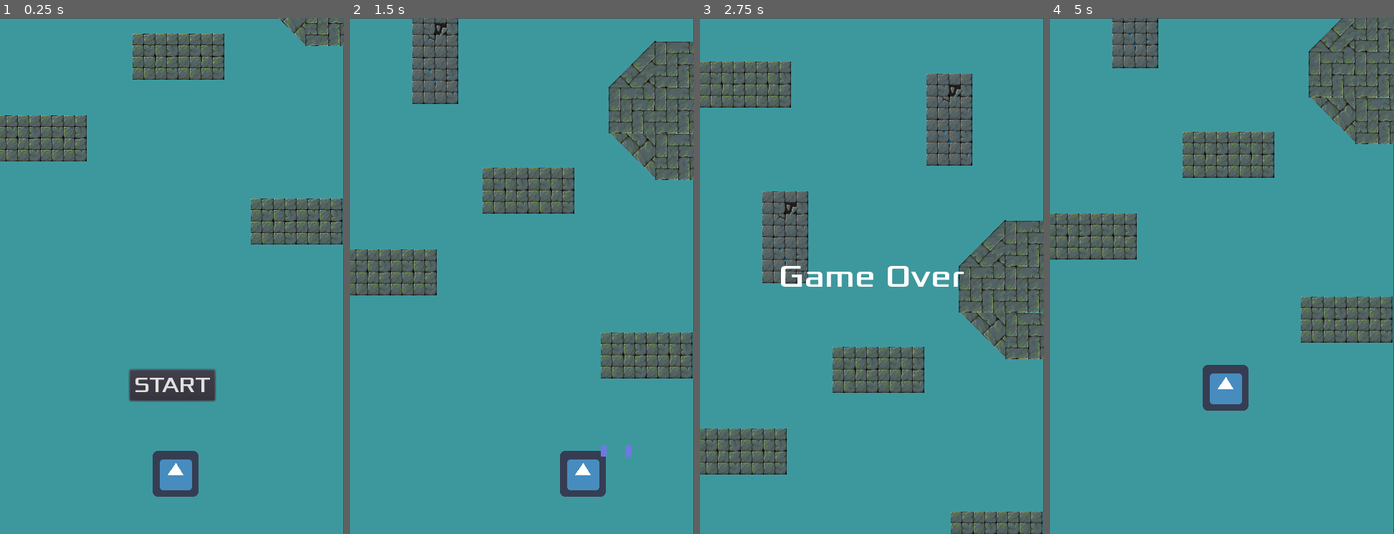
Above: before the commit, frames 1-4 (left to right).
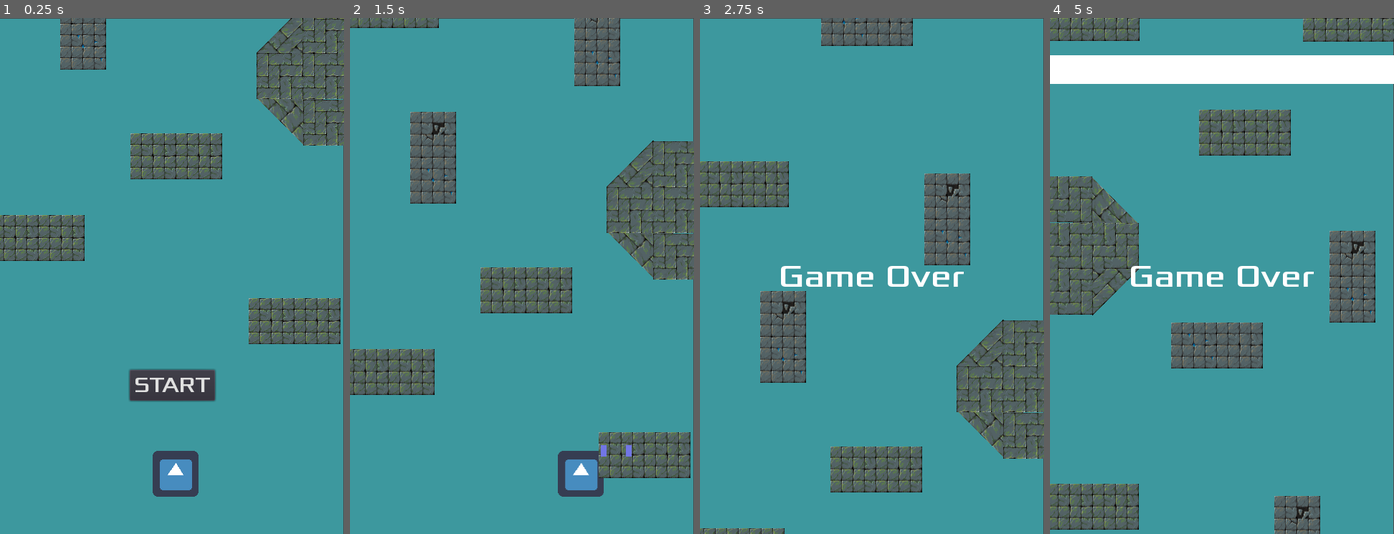
Above: after the commit, the same moments.

Repository: Harrison-Winters/Jet-Pack-Escape
Game: Godot game, scene res://Stage1.tscn
Two runs of this game, one before a commit and one after it. Both use one fixed random seed, a clock stepped at 60 frames per second and the inputs below. The engine's default icon, where the game draws it, is replaced by a stand-in: a white triangle on a blue panel in a dark square.
Inputs (mouse positions are in pixels of both pictures, inside the frame that each line leads up to):
- Up to frame 1 (0.25 s): no input
- Up to frame 2 (1.5 s): click "START" at 0.5 s; hold Right (ui_right) from 1.28 s (still down); hold Z (shoot) from 1.28 s (still down)
- Up to frame 3 (2.75 s): release Right (ui_right) at 2.03 s; release Z (shoot) at 2.03 s; hold Down (ui_down) from 2.03 s (still down); tap Z (shoot) at 2.1 s
- Up to frame 4 (5 s): release Down (ui_down) at 2.78 s; hold Right (ui_right) 2.78-3.53 s; hold Z (shoot) 2.78-3.53 s; hold Up (ui_up) 3.53-4.25 s; tap Z (shoot) at 3.6 s; click (1222, 384) at 4.25 s, where only the run before the commit has a clickable "START"

The runs differ from the first frame. In frame 1, 20% of the frame differs, in the area x 0-100%, y 0-64%; in frame 2, 30%; in frame 3, 33%, in the area x 0-100%, y 0-100%; in frame 4, 30%.

Commit message:
Fixed Win Text

Diff:
--- a/Jetpack Escape/Part1.tscn
+++ b/Jetpack Escape/Part1.tscn
@@ -10,7 +10,6 @@
 [ext_resource path="res://Wall6.tscn" type="PackedScene" id=8]
 [ext_resource path="res://Wall7.tscn" type="PackedScene" id=9]
 [ext_resource path="res://FallingWall.tscn" type="PackedScene" id=10]
-[ext_resource path="res://Obstacles.gd" type="Script" id=11]
 
 [node name="Part1" type="Node2D"]
 position = Vector2( -300, -51 )
@@ -53,11 +52,11 @@
 [node name="Wall4" parent="." groups=["ObstaclesPart1"] instance=ExtResource( 3 )]
 position = Vector2( 295, -551 )
 
+[node name="Wall79" parent="." groups=["ObstaclesPart1"] instance=ExtResource( 1 )]
+position = Vector2( 382, -996 )
+
 [node name="Obstacles2" parent="." groups=["ObstaclesPart1"] instance=ExtResource( 1 )]
 position = Vector2( 296, -869 )
-
-[node name="Wall1" parent="Obstacles2" groups=["ObstaclesPart1"] instance=ExtResource( 1 )]
-position = Vector2( 86, -127 )
 
 [node name="Obstacles3" parent="." groups=["ObstaclesPart1"] instance=ExtResource( 1 )]
 position = Vector2( 652, -868 )
@@ -76,12 +75,12 @@
 [node name="Obstacles4" parent="." groups=["ObstaclesPart1"] instance=ExtResource( 1 )]
 position = Vector2( 295, -1394 )
 
+[node name="Wall78" parent="." groups=["ObstaclesPart1"] instance=ExtResource( 1 )]
+position = Vector2( 607, -1893 )
+
 [node name="Obstacles5" parent="." groups=["ObstaclesPart1"] instance=ExtResource( 1 )]
 position = Vector2( 655, -1725 )
 
-[node name="Wall1" parent="Obstacles5" groups=["ObstaclesPart1"] instance=ExtResource( 1 )]
-position = Vector2( -48, -168 )
-
 [node name="Obstacles6" parent="." groups=["ObstaclesPart1"] instance=ExtResource( 1 )]
 position = Vector2( 292, -3509 )
 
@@ -101,13 +100,12 @@
 position = Vector2( 689, -2634 )
 
 [node name="WinArea" parent="." groups=["ObstaclesPart1"] instance=ExtResource( 4 )]
-position = Vector2( 504, -11113 )
-collision_layer = 1024
-collision_mask = 1024
-script = ExtResource( 11 )
-
-[node name="Wall4" parent="WinArea" groups=["ObstaclesPart1"] instance=ExtResource( 7 )]
-position = Vector2( 1096, 356 )
+position = Vector2( 390, -784 )
+collision_layer = 1025
+collision_mask = 1025
+
+[node name="Wall52" parent="." groups=["ObstaclesPart1"] instance=ExtResource( 7 )]
+position = Vector2( 1600, -10757 )
 
 [node name="Node2D" parent="." groups=["ObstaclesPart1"] instance=ExtResource( 7 )]
 position = Vector2( 297, -2592 )
@@ -121,11 +119,11 @@
 [node name="Node2D3" parent="." groups=["ObstaclesPart1"] instance=ExtResource( 6 )]
 position = Vector2( 448, -1905 )
 
+[node name="Wall77" parent="." groups=["ObstaclesPart1"] instance=ExtResource( 1 )]
+position = Vector2( 447, -3628 )
+
 [node name="Node2D4" parent="." groups=["ObstaclesPart1"] instance=ExtResource( 6 )]
 position = Vector2( 499, -3452 )
-
-[node name="Wall1" parent="Node2D4" groups=["ObstaclesPart1"] instance=ExtResource( 1 )]
-position = Vector2( -52, -176 )
 
 [node name="Node2D5" parent="." groups=["ObstaclesPart1"] instance=ExtResource( 6 )]
 position = Vector2( 468, -412 )
@@ -150,12 +148,12 @@
 [node name="Obstacle12" parent="." groups=["ObstaclesPart1"] instance=ExtResource( 2 )]
 position = Vector2( 329, -4585 )
 
+[node name="Wall76" parent="." groups=["ObstaclesPart1"] instance=ExtResource( 1 )]
+position = Vector2( 538, -4723 )
+
 [node name="Obstacles12" parent="." groups=["ObstaclesPart1"] instance=ExtResource( 1 )]
 position = Vector2( 551, -4535 )
 
-[node name="Wall1" parent="Obstacles12" groups=["ObstaclesPart1"] instance=ExtResource( 1 )]
-position = Vector2( -13, -188 )
-
 [node name="Wall9" parent="." groups=["ObstaclesPart1"] instance=ExtResource( 3 )]
 position = Vector2( 290, -4830 )
 
@@ -174,24 +172,24 @@
 [node name="Wall2" parent="." groups=["ObstaclesPart1"] instance=ExtResource( 1 )]
 position = Vector2( 651, -5095 )
 
+[node name="Wall75" parent="." groups=["ObstaclesPart1"] instance=ExtResource( 1 )]
+position = Vector2( 374, -5641 )
+
 [node name="Wall11" parent="." groups=["ObstaclesPart1"] instance=ExtResource( 1 )]
 position = Vector2( 297, -5407 )
 
-[node name="Wall1" parent="Wall11" groups=["ObstaclesPart1"] instance=ExtResource( 1 )]
-position = Vector2( 77, -234 )
-
 [node name="Wall12" parent="." groups=["ObstaclesPart1"] instance=ExtResource( 7 )]
 position = Vector2( 524, -5331 )
 
 [node name="Wall13" parent="." groups=["ObstaclesPart1"] instance=ExtResource( 1 )]
 position = Vector2( 454, -5557 )
 
+[node name="Wall74" parent="." groups=["ObstaclesPart1"] instance=ExtResource( 1 )]
+position = Vector2( 582, -5937 )
+
 [node name="Wall14" parent="." groups=["ObstaclesPart1"] instance=ExtResource( 6 )]
 position = Vector2( 652, -5509 )
 
-[node name="Wall1" parent="Wall14" groups=["ObstaclesPart1"] instance=ExtResource( 1 )]
-position = Vector2( -70, -428 )
-
 [node name="Wall15" parent="." groups=["ObstaclesPart1"] instance=ExtResource( 1 )]
 position = Vector2( 297, -5728 )
 
@@ -216,12 +214,12 @@
 [node name="Wall22" parent="." groups=["ObstaclesPart1"] instance=ExtResource( 1 )]
 position = Vector2( 653, -6589 )
 
+[node name="Wall73" parent="." groups=["ObstaclesPart1"] instance=ExtResource( 8 )]
+position = Vector2( 583, -9115 )
+
 [node name="Wall23" parent="." groups=["ObstaclesPart1"] instance=ExtResource( 1 )]
 position = Vector2( 518, -6589 )
 
-[node name="Wall6" parent="Wall23" groups=["ObstaclesPart1"] instance=ExtResource( 8 )]
-position = Vector2( 65, -2526 )
-
 [node name="Wall24" parent="." groups=["ObstaclesPart1"] instance=ExtResource( 1 )]
 position = Vector2( 299, -6589 )
 
@@ -252,12 +250,12 @@
 [node name="Wall33" parent="." groups=["ObstaclesPart1"] instance=ExtResource( 2 )]
 position = Vector2( 655, -6939 )
 
+[node name="Wall72" parent="." groups=["ObstaclesPart1"] instance=ExtResource( 1 )]
+position = Vector2( 359, -7414 )
+
 [node name="Wall34" parent="." groups=["ObstaclesPart1"] instance=ExtResource( 1 )]
 position = Vector2( 470, -7512 )
 
-[node name="Wall1" parent="Wall34" groups=["ObstaclesPart1"] instance=ExtResource( 1 )]
-position = Vector2( -111, 98 )
-
 [node name="Wall35" parent="." groups=["ObstaclesPart1"] instance=ExtResource( 8 )]
 position = Vector2( 609, -6291 )
 
@@ -267,11 +265,11 @@
 [node name="Wall37" parent="." groups=["ObstaclesPart1"] instance=ExtResource( 9 )]
 position = Vector2( 398, -7797 )
 
+[node name="Wall71" parent="." groups=["ObstaclesPart1"] instance=ExtResource( 1 )]
+position = Vector2( 593, -8001 )
+
 [node name="Wall38" parent="." groups=["ObstaclesPart1"] instance=ExtResource( 1 )]
 position = Vector2( 580, -7922 )
-
-[node name="Wall1" parent="Wall38" groups=["ObstaclesPart1"] instance=ExtResource( 1 )]
-position = Vector2( 13, -79 )
 
 [node name="Wall40" parent="." groups=["ObstaclesPart1"] instance=ExtResource( 9 )]
 position = Vector2( 648, -8218 )
@@ -290,21 +288,21 @@
 [node name="Wall43" parent="." groups=["ObstaclesPart1"] instance=ExtResource( 7 )]
 position = Vector2( 462, -8506 )
 
+[node name="Wall62" parent="." groups=["ObstaclesPart1"] instance=ExtResource( 7 )]
+position = Vector2( 302, -8933 )
+
 [node name="Wall44" parent="." groups=["ObstaclesPart1"] instance=ExtResource( 8 )]
 position = Vector2( 455, -8881 )
 
-[node name="Wall4" parent="Wall44" groups=["ObstaclesPart1"] instance=ExtResource( 7 )]
-position = Vector2( -153, -52 )
-
 [node name="Wall45" parent="." groups=["ObstaclesPart1"] instance=ExtResource( 1 )]
 position = Vector2( 294, -8628 )
 
+[node name="Wall61" parent="." groups=["ObstaclesPart1"] instance=ExtResource( 1 )]
+position = Vector2( 598, -8747 )
+
 [node name="Wall46" parent="." groups=["ObstaclesPart1"] instance=ExtResource( 6 )]
 position = Vector2( 616, -8675 )
 
-[node name="Wall1" parent="Wall46" groups=["ObstaclesPart1"] instance=ExtResource( 1 )]
-position = Vector2( -18, -72 )
-
 [node name="Wall48" parent="." groups=["ObstaclesPart1"] instance=ExtResource( 2 )]
 position = Vector2( 338, -9015 )
 
@@ -317,12 +315,12 @@
 [node name="Wall51" parent="." groups=["ObstaclesPart1"] instance=ExtResource( 1 )]
 position = Vector2( 298, -9471 )
 
+[node name="Wall54" parent="." groups=["ObstaclesPart1"] instance=ExtResource( 7 )]
+position = Vector2( 620, -9938 )
+
 [node name="Wall53" parent="." groups=["ObstaclesPart1"] instance=ExtResource( 8 )]
 position = Vector2( 604, -9543 )
 
-[node name="Wall4" parent="Wall53" groups=["ObstaclesPart1"] instance=ExtResource( 7 )]
-position = Vector2( 16, -395 )
-
 [node name="Wall55" parent="." groups=["ObstaclesPart1"] instance=ExtResource( 7 )]
 position = Vector2( 397, -9661 )
 
@@ -457,3 +455,5 @@
 
 [node name="FallingWall20" parent="FallingWall" groups=["ObstaclesPart1"] instance=ExtResource( 10 )]
 position = Vector2( 231, -5167 )
+
+[connection signal="win" from="WinArea" to="." method="_on_WinArea_win"]
--- a/Jetpack Escape/Stage1.tscn
+++ b/Jetpack Escape/Stage1.tscn
@@ -66,7 +66,6 @@
 [node name="HUD" parent="." instance=ExtResource( 4 )]
 
 [node name="Part1" parent="." instance=ExtResource( 6 )]
-position = Vector2( -297, -190 )
 __meta__ = {
 "_edit_vertical_guides_": [ 750.0 ]
 }
--- a/Jetpack Escape/WinArea.tscn
+++ b/Jetpack Escape/WinArea.tscn
@@ -18,4 +18,3 @@
 shape = SubResource( 1 )
 
 [connection signal="body_entered" from="." to="." method="_on_WinArea_body_entered"]
-[connection signal="win" from="." to="." method="_on_WinArea_win"]
Not shown: 1 places in Jetpack Escape/Part1.tscn that only renumber resources
